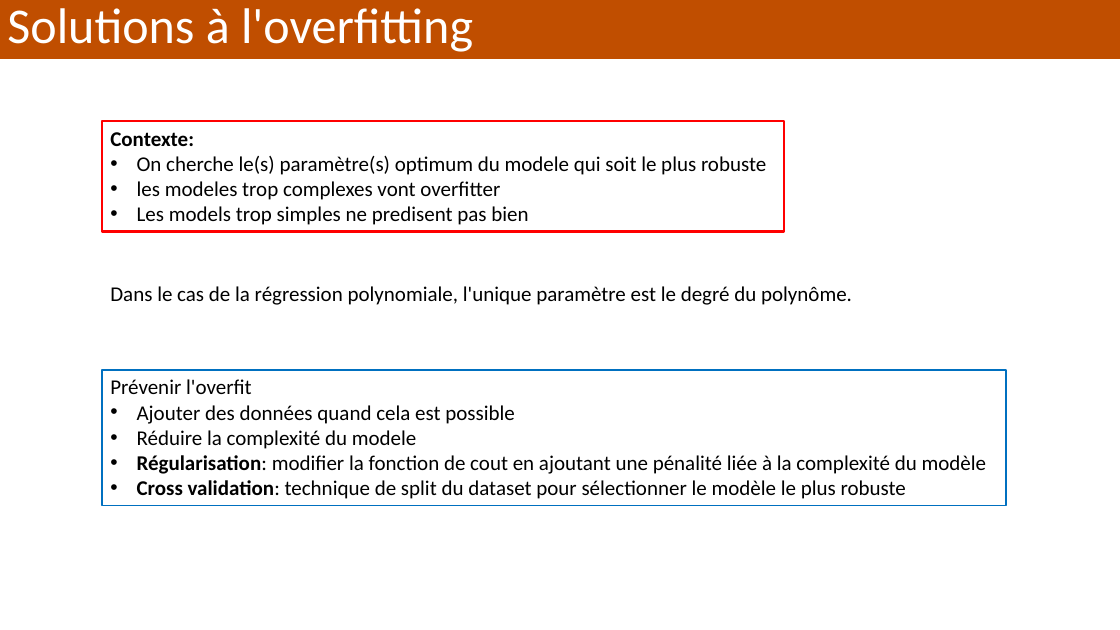
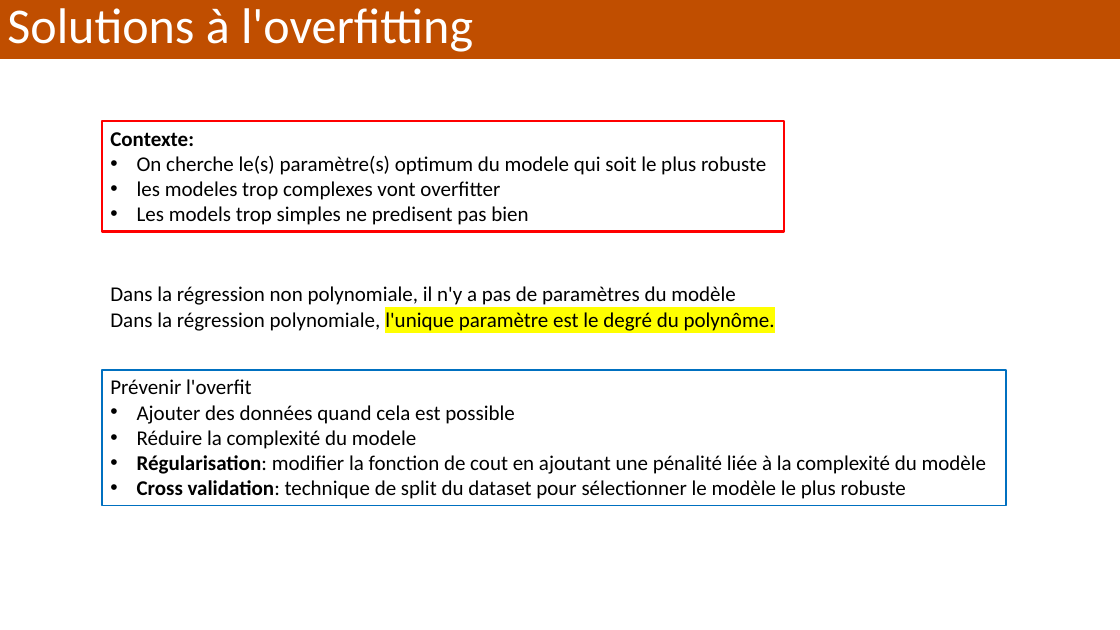
Before and after one commit to alexisperrier/XEmines_DataScience_2020, a slide deck: slide 12 of slides/XEM20_S1D5_biais_variance.pptx. Drawn at 1120x630 pixels with LibreOffice and Linux fonts; fonts in the diff are those of the drawing. Boxes give left, top, right and bottom in pixels: in the first picture for what was removed or moved away, otherwise in the second. Text is boxed around its words. In the diff, an @@ line names an element or a change of style, - is before the commit and + after.

```diff
--- a/slides/XEM20_S1D5_biais_variance.pptx
+++ b/slides/XEM20_S1D5_biais_variance.pptx
@@ text at bbox=[110, 286, 775, 331]: text changed @@
-Dans le cas de la régression polynomiale, l'unique paramètre est le degré du polynôme.
+Dans la régression non polynomiale, il n'y a pas de paramètres du modèle
+Dans la régression polynomiale, l'unique paramètre est le degré du polynôme.
```
Also in this commit, not shown: 7 other slides changed, 3 other files.
